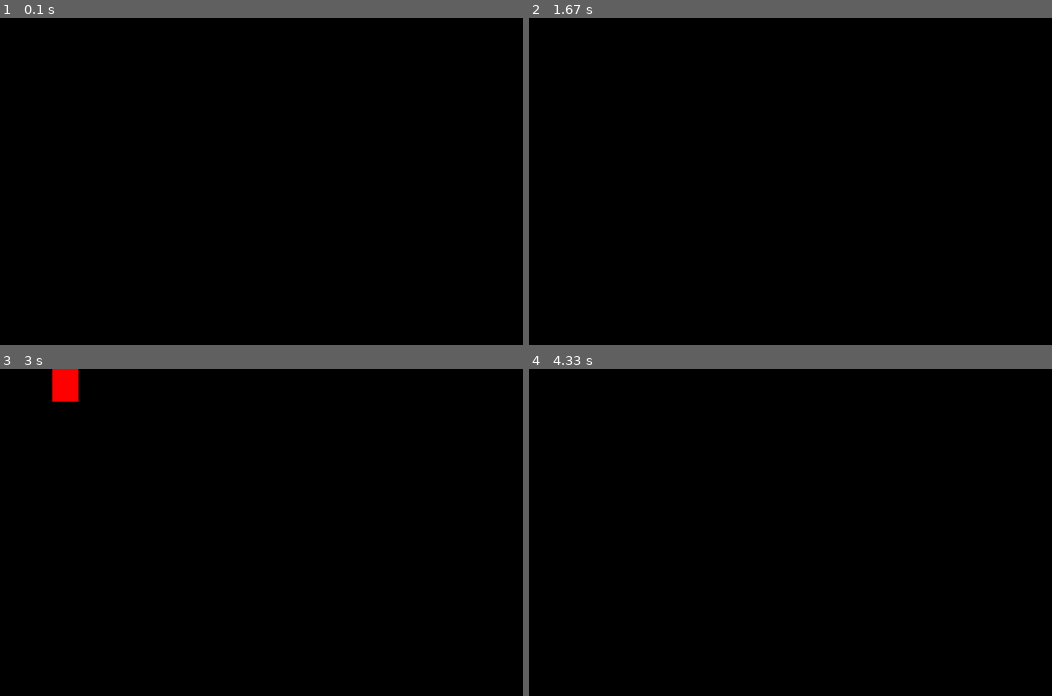
Above: before the commit, frames 1-4 (two rows, left to right).
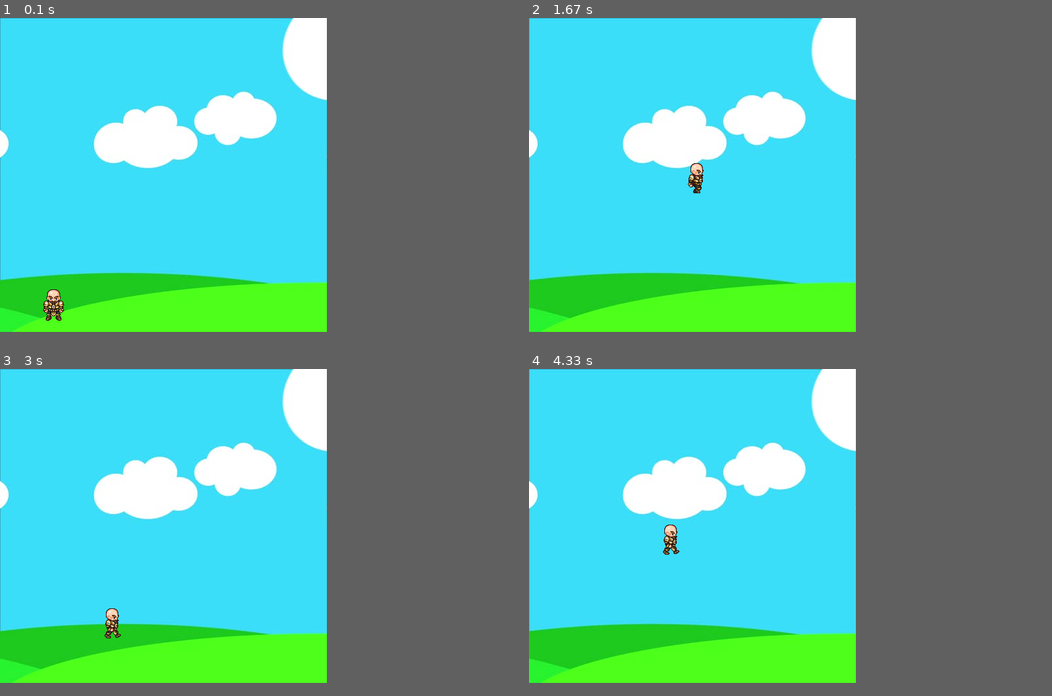
Above: after the commit, the same moments.

Repository: Genosha55/pygame_basics
Game: pygame game, started from main.py
Same seed, same stepped clock (60 frames per second), same inputs: the game is played once before the commit and once after it.
Inputs:
- Up to frame 1 (0.1 s): no input
- Up to frame 2 (1.67 s): hold Space 0.33-0.8 s; hold Right 0.33-0.8 s; hold Right 0.83-1.3 s; tap Space at 0.9, 1.2, 1.4 s; hold Right from 1.33 s (still down)
- Up to frame 3 (3 s): tap Space at 1.7, 1.9, 2.2, 2.47, 2.77, 2.9 s; release Right at 1.8 s; hold Left 1.83-2.37 s; hold Left 2.4-2.8 s; hold Right from 2.83 s (still down)
- Up to frame 4 (4.33 s): tap Space at 3.2, 3.57, 3.87, 4.07 s; release Right at 3.47 s; hold Left 3.5-3.97 s; hold Right from 4 s (still down)
In our replay, the window is 800x500 before the commit and 500x480 after it. These sizes can differ from the game's own. Grey fills any space a smaller window leaves; there, only what the larger window draws over its background counts as a difference.

The runs differ from the first frame. In frame 1, 60% of the frame differs, in the area x 0-63%, y 0-96%; in frame 2, 60%; in frame 3, 60%; in frame 4, 60%.

Commit message:
added images and character animation, sprites

Diff:
--- a/main.py
+++ b/main.py
@@ -1,24 +1,60 @@
 import pygame
 pygame.init()
 
-SCREEN_WIDTH = 800
-SCREEN_HEIGHT = 500
+SCREEN_WIDTH = 500
+SCREEN_HEIGHT = 480
 win = pygame.display.set_mode((SCREEN_WIDTH,SCREEN_HEIGHT))
 
 pygame.display.set_caption("First Game")
 
-x = 40
-y = 40
-width = 40
-height = 60
-vel = 10
+# load images
+walkRight = []
+walkLeft = []
+for index in range(9):
+    image = pygame.image.load('images/R' + str(index+1) + '.png')
+    walkRight.append(image)
+for index in range(9):
+    image = pygame.image.load('images/L' + str(index+1) + '.png')
+    walkLeft.append(image)
+bg = pygame.image.load('images/bg.jpg')
+char = pygame.image.load('images/standing.png')
 
+clock = pygame.time.Clock()
+
+x = 50
+y = 400
+width = 64
+height = 64
+vel = 5
 isJump = False
 jumpCount = 10
+left = False
+right = False
+walkCount = 0
 
+def redrawGameWindow():
+    global walkCount
+
+    win.blit(bg, (0,0))
+
+    if walkCount + 1 >= 27:
+        walkCount = 0
+
+    if left:
+        win.blit(walkLeft[walkCount//3], (x,y))
+        walkCount += 1
+    elif right:
+        win.blit(walkRight[walkCount//3], (x,y))
+        walkCount += 1
+    else:
+        win.blit(char, (x,y))
+
+    pygame.display.update()
+
+# mainloop
 run = True
 while run:
-    pygame.time.delay(100)
+    clock.tick(27)
 
     for event in pygame.event.get():
         if event.type == pygame.QUIT:
@@ -27,15 +63,23 @@
     keys = pygame.key.get_pressed()
     if keys[pygame.K_LEFT] and x > vel:
         x -= vel
-    if keys[pygame.K_RIGHT] and x < SCREEN_WIDTH - width - vel:
+        left = True
+        right = False
+    elif keys[pygame.K_RIGHT] and x < SCREEN_WIDTH - width - vel:
         x += vel
+        right = True
+        left = False
+    else:
+        right = False
+        left = False
+        walkCount = 0
+
     if not isJump:
-        if keys[pygame.K_UP] and y > vel :
-            y -= vel
-        if keys[pygame.K_DOWN] and y < SCREEN_HEIGHT - height - vel:
-            y += vel
         if keys[pygame.K_SPACE]:
             isJump = True
+            right = False
+            left = False
+            walkCount = 0
     else:
         if jumpCount >= -10:
             neg = 1
@@ -47,9 +91,9 @@
             isJump = False
             jumpCount = 10
 
+    redrawGameWindow()
 
-    win.fill((0,0,0))
-    pygame.draw.rect(win,(255,0,0), (x,y,width,height))
-    pygame.display.update()
+
+
 
 pygame.quit()
Binary file added: images/L1.png
Binary file added: images/L10E.png
Binary file added: images/L11E.png
Binary file added: images/L1E.png
Binary file added: images/L2.png
Binary file added: images/L2E.png
Binary file added: images/L3.png
Binary file added: images/L3E.png
Binary file added: images/L4.png
Binary file added: images/L4E.png
Binary file added: images/L5.png
Binary file added: images/L5E.png
(and 31 more such lines)
